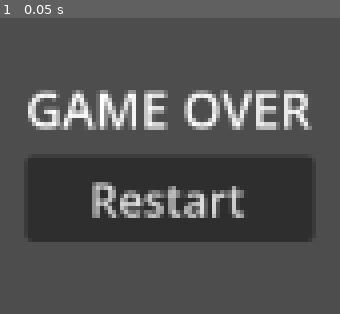
Above: before the commit, frame 1.
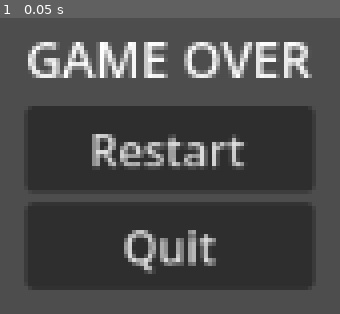
Above: after the commit, the same moment.

Repository: GamerKT4/j-ust-a-nyth-in-g
Game: Godot game, scene res://Scenes/GameOverMenu.tscn
Two runs of this game, one before a commit and one after it. Both use one fixed random seed, a clock stepped at 60 frames per second and the inputs below. This scene is started directly instead of the project's main scene.
Inputs:
- Up to frame 1 (0.05 s): no input

The runs differ from the first frame. In frame 1, 40% of the frame differs, in the area x 8-92%, y 8-92%.

Commit message:
added quit button to Gameover Menu
why you reading this you don't understand what is written above

Diff:
--- a/Scenes/GameOverMenu.tscn
+++ b/Scenes/GameOverMenu.tscn
@@ -47,4 +47,9 @@
 layout_mode = 2
 text = "Restart"
 
+[node name="QuitButton" type="Button" parent="Control/VBoxContainer" unique_id=564697074]
+layout_mode = 2
+text = "Quit"
+
 [connection signal="pressed" from="Control/VBoxContainer/RestartButton" to="." method="_on_restart_button_pressed"]
+[connection signal="pressed" from="Control/VBoxContainer/QuitButton" to="." method="_on_button_pressed"]
--- a/Scripts/game_over_menu.gd
+++ b/Scripts/game_over_menu.gd
@@ -3,7 +3,15 @@
 func _ready() -> void:
 	process_mode = Node.PROCESS_MODE_ALWAYS
 	$Control/VBoxContainer/RestartButton.pressed.connect(_on_restart_button_pressed)
+	$Control/VBoxContainer/QuitButton.pressed.connect(_on_quit_button_pressed)
 
 func _on_restart_button_pressed() -> void:
 	get_tree().paused = false
 	get_tree().reload_current_scene()
+
+func _on_quit_button_pressed() -> void:
+	get_tree().quit()
+
+
+func _on_button_pressed() -> void:
+	pass # Replace with function body.
--- a/project.godot
+++ b/project.godot
@@ -13,7 +13,6 @@
 config/name="jUstANythInG"
 run/main_scene="uid://p6n3m8est6up"
 config/features=PackedStringArray("4.6", "GL Compatibility")
-boot_splash/image="uid://kajve4xi24w2"
 
 [autoload]
 
